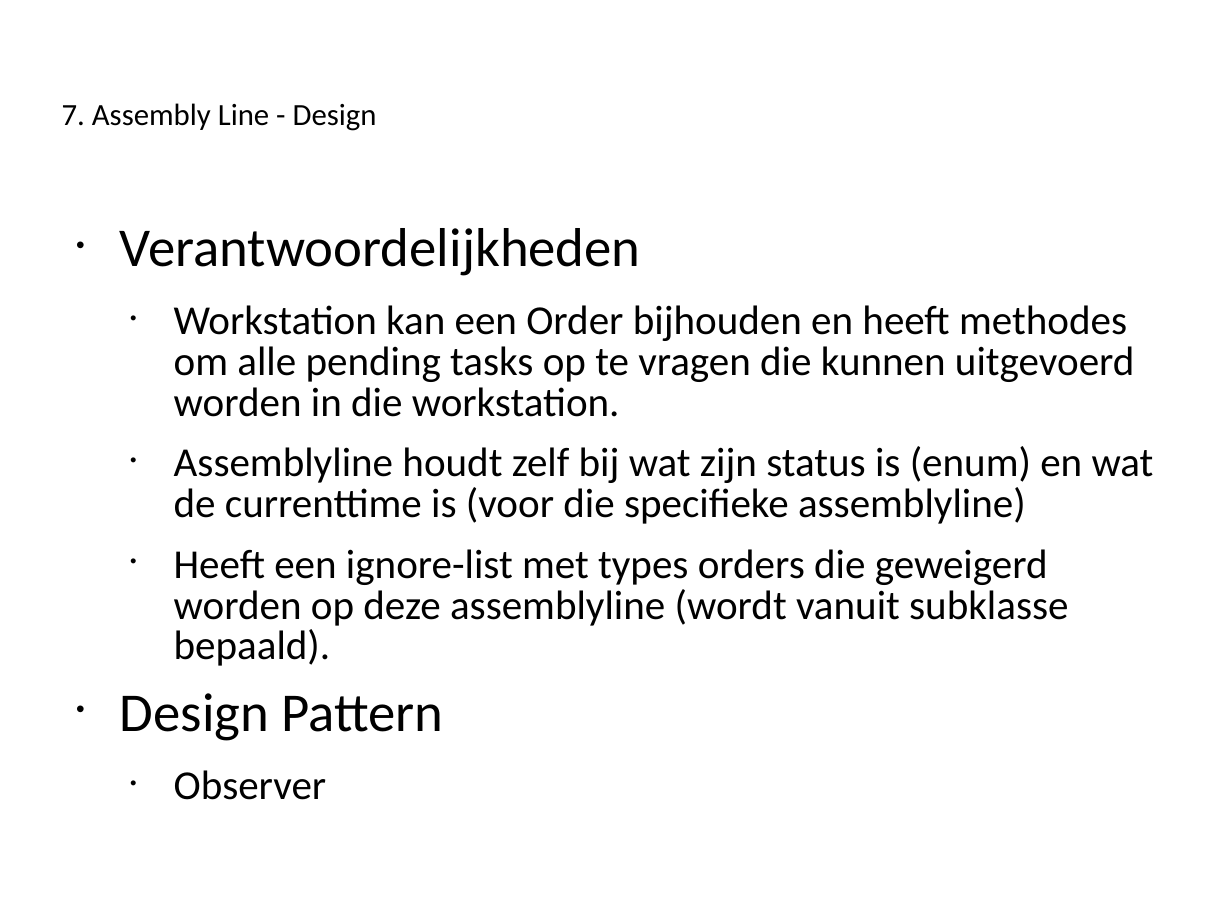
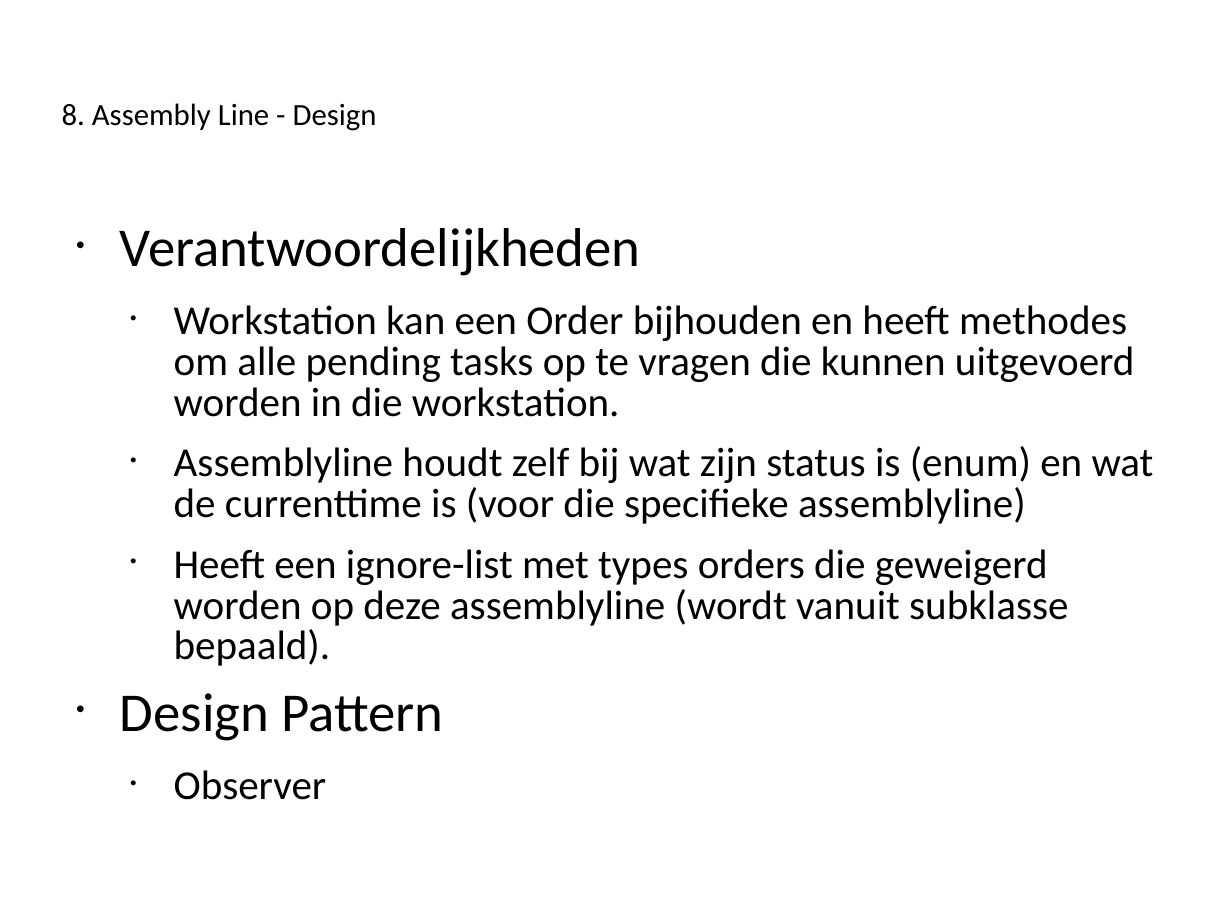
Before and after one commit to Novarg1/SWOP21, a slide deck: slide 22 of presentatie/Presentatie_Iteratie3_aanpassingenWonne21h59.ppt (slide 19 before the commit). Drawn at 1232x924 pixels with LibreOffice and Linux fonts; fonts in the diff are those of the drawing. Boxes give left, top, right and bottom in pixels: in the first picture for what was removed or moved away, otherwise in the second. Text is boxed around its words. In the diff, an @@ line names an element or a change of style, - is before the commit and + after.

```diff
--- a/presentatie/Presentatie_Iteratie3_aanpassingenWonne21h59.ppt
+++ b/presentatie/Presentatie_Iteratie3_aanpassingenWonne21h59.ppt
@@ title at <box>62,103,377,131</box>: text changed @@
-7. Assembly Line - Design
+8. Assembly Line - Design
```
Also in this commit, not shown: 18 other slides changed, 1 slide added.
